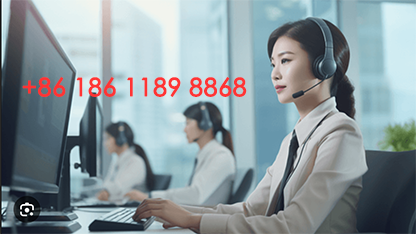
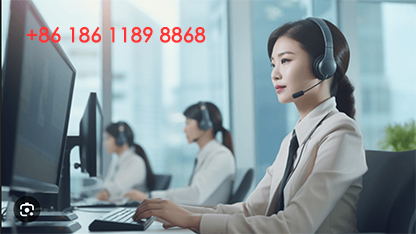
Two versions of the same layered image (416x234). Layer-by-layer changes:
painted on "+86 186 1189 8868" over [22,26,247,97]
